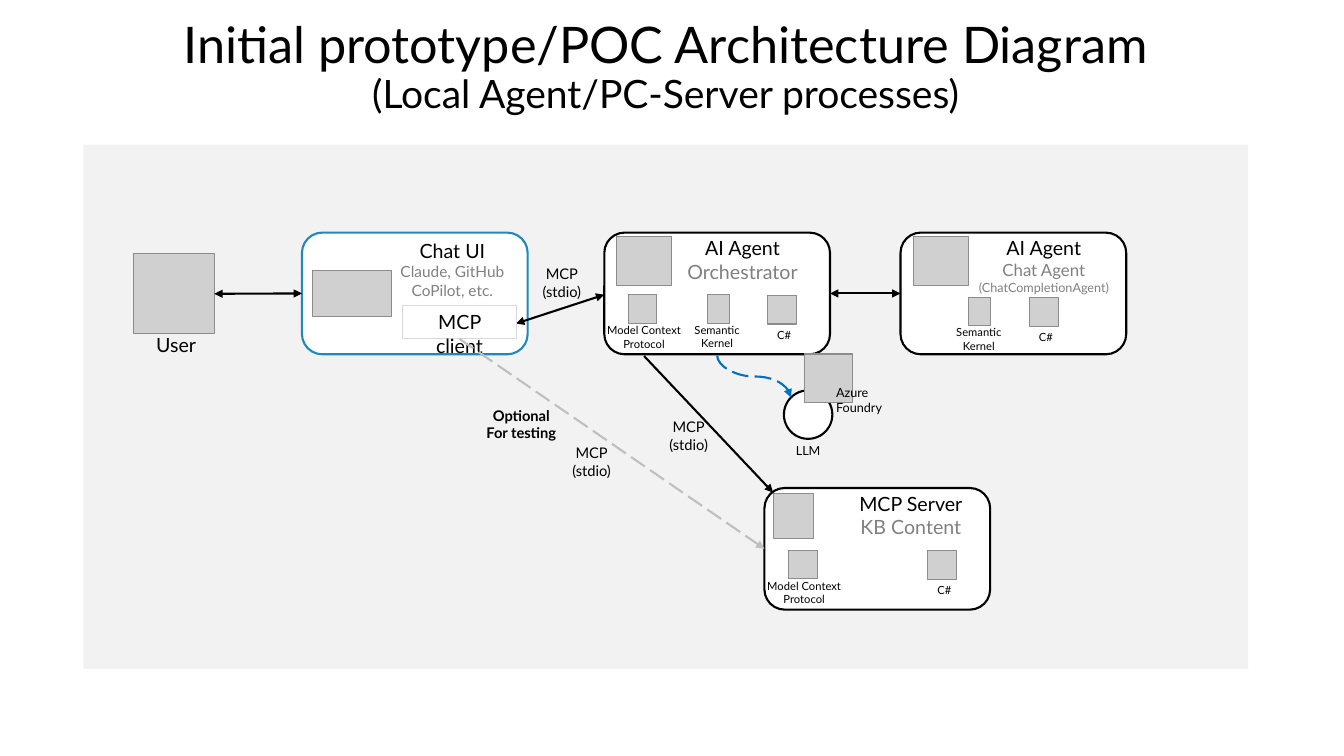
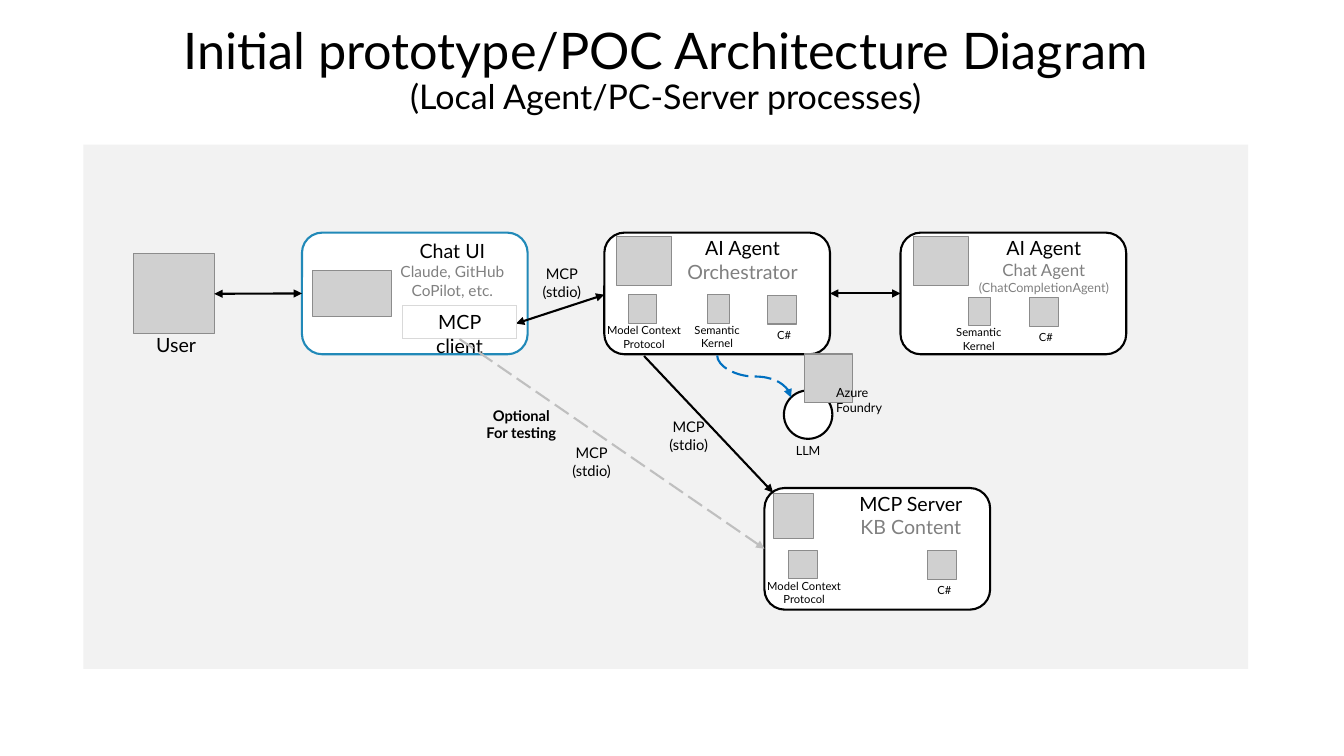
Before and after one commit to CESARDELATORRE/spec-driven-vibe-coding-challenge, a slide deck: slide 1 of docs/simplified-directions/Prototype-Architecture-Diagrams.pptx. Drawn at 1344x756 pixels with LibreOffice and Linux fonts; fonts in the diff are those of the drawing; grey boxes stand for pictures; background and template pictures are left out. Boxes give left, top, right and bottom in pixels: in the first picture for what was removed or moved away, otherwise in the second. Text is boxed around its words. In the diff, an @@ line names an element or a change of style, - is before the commit and + after.

```diff
--- a/docs/simplified-directions/Prototype-Architecture-Diagrams.pptx
+++ b/docs/simplified-directions/Prototype-Architecture-Diagrams.pptx
@@ title "Initial prototype/POC Architecture Diagram (Local ..." at <box>183,32,1148,116</box>: size 27.9 to 24.3 pt in "(Local Agent/PC-Server processes)" @@
```
Also in this commit, not shown: 2 other slides changed, 14 other files.
